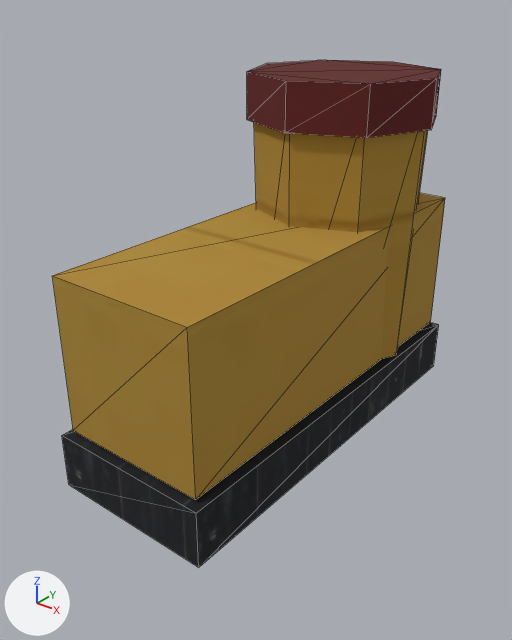
The glTF model saga-assets/world/web/eq_past_3_boot.glb: old version first, new version second.
Before and after are seen from a 50 mm lens placed at (0.277, -0.446, 0.286), pointed at (-0.002, -0.098, 0.07). Arrows for +X, +Y and +Z are at lower left; the lights stay in place. The picture after the commit comes second. Mesh edges are drawn as thin lines. Vertices at exactly the same position are counted once.

The older version as bpy lines, for what is in view:
```python
me_eq_past_3_boot = bpy.data.meshes.new('eq_past_3_boot')
me_eq_past_3_boot.from_pydata(...)  # a box spanning x -0.36..0.36, y -0.96..0.96, z -0.54..0.18, material slot 0; an 8-sided cut cone along z (radius 0.39 at the low end, 0.43 at the high end) spanning x -0.43..0.43, y 0.07..0.93, z -0.54..0.75, material slot 0; an 8-sided cylinder along z spanning x -0.46..0.46, y 0.04..0.96, z 0.61..0.82, material slot 1; a box spanning x -0.39..0.39, y -1.0..1.0, z -0.82..-0.56, material slot 2
me_eq_past_3_boot.materials.append(mat_concrete_wall_001)  # picture img_concrete_wall_001_toon
me_eq_past_3_boot.materials.append(mat_concrete_wall_001_001)  # picture img_concrete_wall_001_toon_001
me_eq_past_3_boot.materials.append(mat_black_painted_planks)  # picture img_black_painted_planks_toon
ob_eq_past_3_boot = bpy.data.objects.new('eq_past_3_boot', me_eq_past_3_boot)
ob_eq_past_3_boot.location = (0.0, -0.0756, 0.1026)
ob_eq_past_3_boot.scale = (0.151, 0.151, 0.151)
```
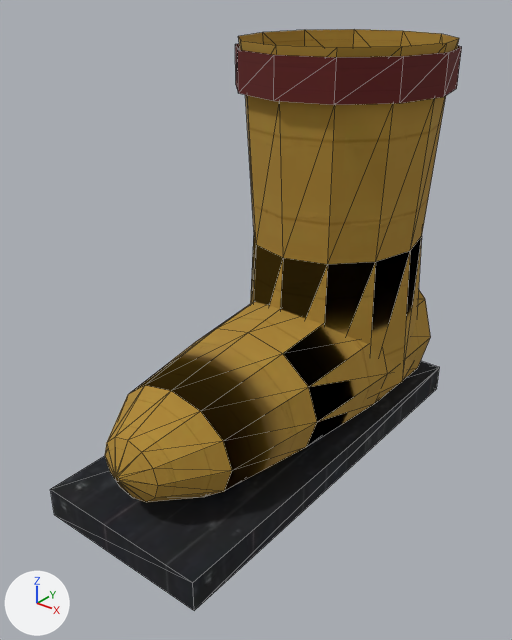
What differs and where, as boxes (x1, y1, x2, y2) in the pictures (512 x 640 px):
'eq_past_3_boot', reshaped, moved, rescaled (15% taller): before (52, 60, 445, 567); after (50, 29, 462, 611)
part 1 of me_eq_past_3_boot, added: after (50, 361, 439, 611)
part 2 of me_eq_past_3_boot, rebuilt: before (254, 123, 428, 359); after (238, 29, 459, 395)
part 3 of me_eq_past_3_boot, rebuilt: before (247, 60, 441, 138); after (235, 44, 462, 105)
part 4 of me_eq_past_3_boot, rebuilt: before (52, 193, 445, 500); after (105, 290, 431, 502)
part 5 of me_eq_past_3_boot, deleted: before (62, 322, 439, 567)

The change in detail:
me_eq_past_3_boot is used by ob_eq_past_3_boot; location (0.0, -0.0756, 0.1026); scale (0.151, 0.151, 0.151).
me_eq_past_3_boot had 48 vertices, 80 faces and spanned x -0.46..0.46, y -1.0..1.0, z -0.82..0.82.
me_eq_past_3_boot now has 152 vertices, 228 faces and spans x -0.47..0.47, y -1.0..1.0, z -0.93..0.93.
me_eq_past_3_boot part 1: a new loose piece, a box spanning x -0.41..0.41, y -1.0..0.96, z -0.9..-0.76, in mat_black_painted_planks (picture img_black_painted_planks_toon).
me_eq_past_3_boot part 2: the loose piece of 16 vertices spanning x -0.43..0.43, y 0.07..0.93, z -0.54..0.75 is rebuilt with 48 vertices and now spans x -0.46..0.46, y -0.01..0.99, z -0.62..0.93.
me_eq_past_3_boot part 3: the loose piece of 16 vertices spanning x -0.46..0.46, y 0.04..0.96, z 0.61..0.82 is rebuilt with 24 vertices and now spans x -0.47..0.47, y -0.03..1.0, z 0.73..0.9.
me_eq_past_3_boot part 4: the loose piece of 8 vertices spanning x -0.36..0.36, y -0.96..0.96, z -0.54..0.18 is rebuilt with 72 vertices and now spans x -0.41..0.41, y -0.97..0.82, z -0.93..-0.12.
me_eq_past_3_boot part 5: the loose piece of 8 vertices spanning x -0.39..0.39, y -1.0..1.0, z -0.82..-0.56 is deleted.
Object 'eq_past_3_boot' (ob_eq_past_3_boot) moves from (0.0, -0.0756, 0.1026) to (0.0, -0.0778, 0.0999).
Object 'eq_past_3_boot' (ob_eq_past_3_boot) is rescaled from (0.151, 0.151, 0.151) to (0.16, 0.16, 0.16).
